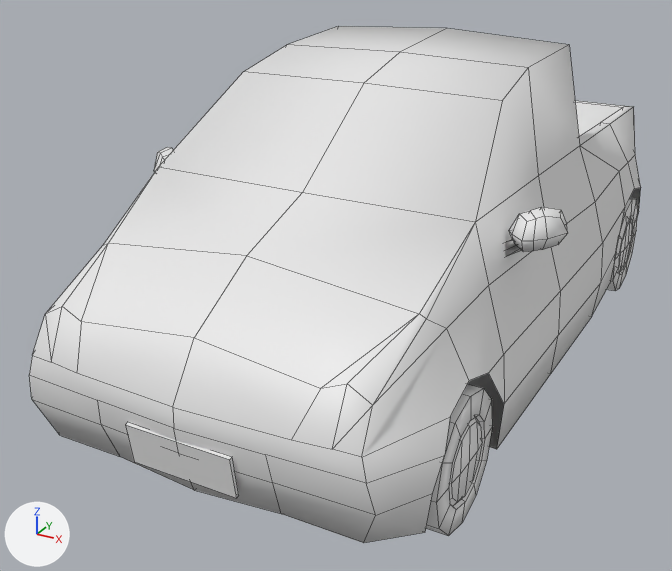
Two versions of the Blender file VroomVroomJam/Assets/Models/jazz.blend, one commit apart.
Rendered twice from a camera (50 mm lens) standing at (1.48, -3.2, 1.25) and looking at (-0.15, -0.23, -0.23). Every picture has the same lights, and +X, +Y and +Z are marked at lower left. The picture after the commit comes second. Mesh edges are drawn as thin lines.

The scene before the commit, as lines of its bpy script (objects in view):
```python
ob_blwheel = bpy.data.objects.new('BLWheel', me_cylinder)
ob_blwheel.location = (0.623, 1.002, -0.314)
ob_blwheel.scale = (0.377, 0.384, 0.384)
ob_chassis = bpy.data.objects.new('Chassis', me_cube_001)
ob_chassis.location = (0.0, 0.0, 0.308)
ob_chassis.scale = (0.384, 0.384, 0.384)
ob_flwheel = bpy.data.objects.new('FLWheel', me_cylinder_002)
ob_flwheel.location = (0.623, -1.002, -0.314)
ob_flwheel.scale = (0.377, 0.384, 0.384)
ob_licenseplate = bpy.data.objects.new('LicensePlate', me_plane)
ob_licenseplate.parent = ob_chassis
ob_licenseplate.location = (0.0, -3.737, -1.525)
ob_licenseplate.rotation_euler = (1.722, 0.0, 0.0)  # degrees (99, 0, 0)
ob_licenseplate.scale = (0.691, 0.35, 1.19)
ob_mirrors = bpy.data.objects.new('Mirrors', me_cube_003)
ob_mirrors.parent = ob_chassis
ob_mirrors.location = (0.0, 0.0, 0.0)
ob_mirrors.scale = (1.0, 3.02, 1.0)
```
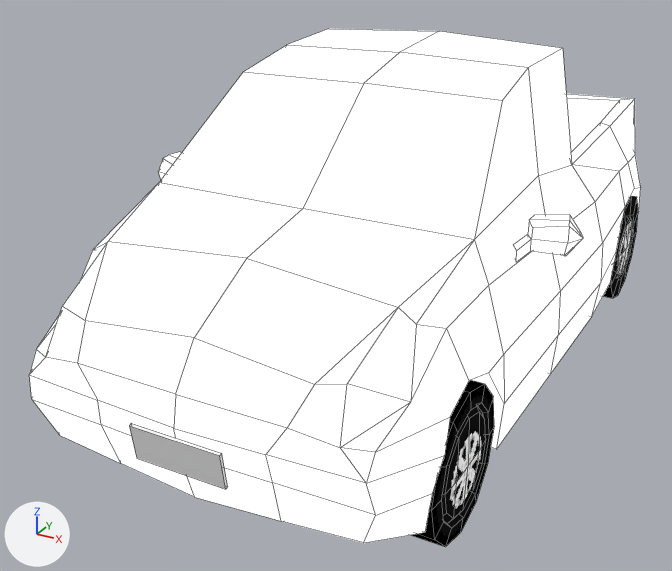
Changed parts and their boxes (x1, y1, x2, y2) in the pictures (672 x 571 px):
'Chassis', reshaped, modifiers changed
    before: (29, 26, 641, 543)
    after: (29, 29, 641, 543)
'FLWheel', recoloured, reshaped, moved (white to black)
    before: (426, 384, 493, 536)
    after: (412, 380, 494, 547)
'LicensePlate', reshaped, moved
    before: (125, 422, 239, 498)
    after: (129, 423, 228, 489)
'Mirrors', reshaped, moved, modifiers changed, recoloured
    before: (154, 147, 568, 257)
    after: (158, 152, 583, 262)
'BLWheel', recoloured, reshaped, moved (9% wider, 10% taller)
    before: (607, 198, 638, 291)
    after: (604, 196, 638, 298)
part 1 of me_cube_001, cut back
    before: (29, 26, 502, 490)
    after: (29, 72, 502, 483)
part 2 of me_cube_001, recoloured (lighter)
    before: (173, 29, 641, 543)
    after: (29, 29, 641, 543)
part 3 of me_cube_003, rebuilt
    before: (505, 207, 568, 257)
    after: (158, 152, 583, 262)
part 4 of me_cube_003, deleted (mostly hidden)
    before: (154, 147, 173, 172)

The change, as a list of edits to the scene's bpy script:
```text
Change me_cube_001:
    used by ob_chassis; location = (0.0, 0.0, 0.308); scale = (0.384, 0.384, 0.384)
    remove me_cube_001.from_pydata(...)  # 175 vertices, 156 faces, 8 loose edges; spans x -1.94..1.94, y -3.79..3.77, z -2.05..1.0
    add me_cube_001.from_pydata(...)  # 105 vertices, 80 faces, 8 loose edges; spans x 0.0..1.94, y -3.79..3.79, z -2.05..1.0
    me_cube_001 part 1
    70 vertices are removed from x -1.94..0.0, y -3.75..3.72, z -2.0..0.93
    81 faces are deleted
    4 vertices in x 0.0..1.75, y 3.32..3.66, z -1.91..-1.78 move by (0.0, 0.0, 0.18)
    29 vertices move from x -1.31..1.6, y -3.78..3.77, z -1.88..1.0 to x 0.0..1.6, y -3.74..3.79, z -1.95..1.0
    5 new faces join them, smooth
    me_cube_001 part 2: 75 faces spanning x 0.0..1.94, y -3.79..3.79, z -2.05..1.0 switch from no material to mat_material (picture img_jazz_chassis_tex)
Change me_cube_003:
    used by ob_mirrors; parent = ob_chassis; location = (0.0, 0.0, 0.0); scale = (1.0, 3.02, 1.0)
    remove me_cube_003.from_pydata(...)  # 102 vertices, 102 faces; spans x -2.09..2.09, y -0.51..-0.37, z -0.41..0.03
    add me_cube_003.from_pydata(...)  # 22 vertices, 22 faces; spans x 1.63..2.17, y -0.45..-0.31, z -0.36..0.0
    me_cube_003 part 3: the loose piece of 51 vertices spanning x 1.58..2.09, y -0.51..-0.37, z -0.41..0.03 is rebuilt with 22 vertices and now spans x 1.63..2.17, y -0.45..-0.31, z -0.36..0.0, in mat_material (picture img_jazz_chassis_tex)
    me_cube_003 part 4: the loose piece of 51 vertices spanning x -2.09..-1.58, y -0.51..-0.37, z -0.41..0.03 is deleted
    add me_cube_003.materials.append(mat_material)  # picture img_jazz_chassis_tex
Change me_cylinder:
    used by ob_blwheel; location = (0.623, 1.002, -0.314); scale = (0.377, 0.384, 0.384)
    remove me_cylinder.from_pydata(...)  # 90 vertices, 88 faces; spans x -0.301..0.24, y -0.575..0.575, z -0.575..0.575
    add me_cylinder.from_pydata(...)  # 90 vertices, 88 faces; spans x 1.358..1.881, y 1.969..3.242, z -1.486..-0.213
    me_cylinder part 5: the whole mesh is multiplied about its middle by the matrix ((0.966, 0.0, 0.0), (0.0, 1.107, 0.0), (0.0, 0.0, 1.107)), then moved by (1.65, 2.606, -0.849)
    add me_cylinder.materials.append(mat_wheels)  # picture img_whgeels_tex
Change me_cylinder_002:
    used by ob_flwheel; location = (0.623, -1.002, -0.314); scale = (0.377, 0.384, 0.384)
    remove me_cylinder_002.from_pydata(...)  # 90 vertices, 88 faces; spans x -0.301..0.24, y -0.575..0.575, z -0.575..0.575
    add me_cylinder_002.from_pydata(...)  # 90 vertices, 88 faces; spans x 1.358..1.886, y -3.242..-1.969, z -1.486..-0.213
    me_cylinder_002 part 7: 90 of 90 vertices moved; they spanned x -0.301..0.24, y -0.575..0.575, z -0.575..0.575 and now span x 1.358..1.886, y -3.242..-1.969, z -1.486..-0.213; mean shift (1.649, -2.606, -0.849)
    add me_cylinder_002.materials.append(mat_wheels)  # picture img_whgeels_tex
Change me_plane:
    used by ob_licenseplate; parent = ob_chassis; location = (0.0, -3.737, -1.525); rotation_euler = (1.722, 0.0, 0.0), in degrees (99, 0, 0); scale = (0.691, 0.35, 1.19)
    remove me_plane.from_pydata(...)  # 8 vertices, 6 faces; spans x -0.697..0.697, y -0.536..0.534, z -0.016..0.011
    add me_plane.from_pydata(...)  # 16 vertices, 12 faces; spans x -0.6..0.6, y -1.261..0.475, z -6.299..0.038
    me_plane part 6: 8 vertices removed from x -0.697..0.697, y -0.536..0.534, z -0.016..0.011; 8 vertices added at x -0.6..0.6, y -0.447..0.475, z 0.015..0.038
    other edits to the shape of me_plane do not show in these pictures
Change ob_chassis:
    add _m = ob_chassis.modifiers.new('Mirror', 'MIRROR')
Change ob_mirrors:
    ob_mirrors.location: (0.0, 0.0, 0.0) -> (0.0, 0.0, -0.106)
    add _m = ob_mirrors.modifiers.new('Mirror', 'MIRROR')
Change ob_blwheel:
    ob_blwheel.location: (0.623, 1.002, -0.314) -> (0.0, 0.0, 0.0)
Change ob_flwheel:
    ob_flwheel.location: (0.623, -1.002, -0.314) -> (0.0, 0.0, 0.0)
Change ob_licenseplate:
    ob_licenseplate.location: (0.0, -3.737, -1.525) -> (0.0, -3.737, -1.473)
```
